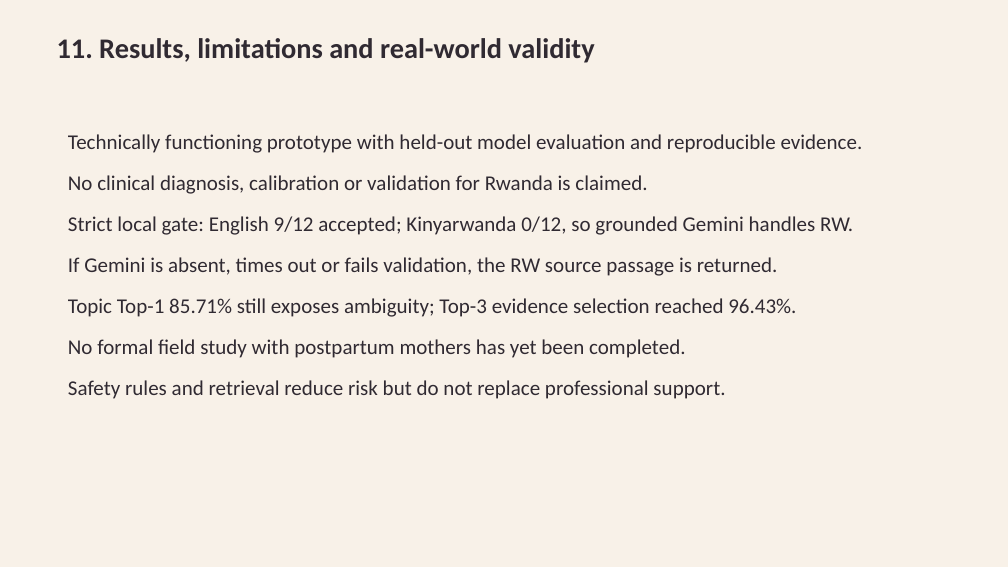
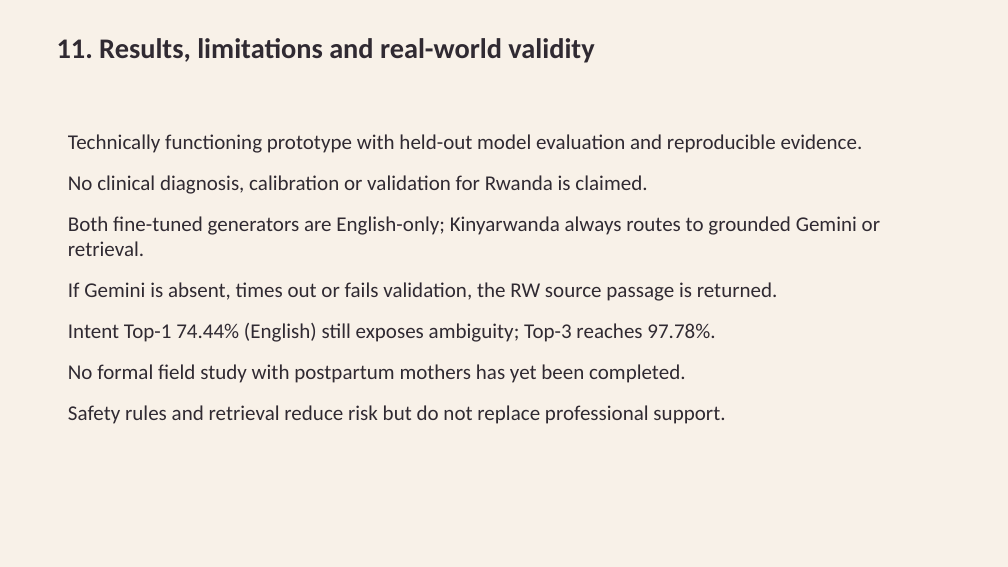
Before and after one commit to IrutingaboRaissa/UMUBYEYI, a slide deck: slide 13 of Umubyeyi_Presentation.pptx (slide 12 before the commit). Drawn at 1008x567 pixels with LibreOffice and Linux fonts; fonts in the diff are those of the drawing. Boxes give left, top, right and bottom in pixels: in the first picture for what was removed or moved away, otherwise in the second. Text is boxed around its words. In the diff, an @@ line names an element or a change of style, - is before the commit and + after.

```diff
--- a/Umubyeyi_Presentation.pptx
+++ b/Umubyeyi_Presentation.pptx
@@ text at (68, 216, 880, 256): text changed @@
-Strict local gate: English 9/12 accepted; Kinyarwanda 0/12, so grounded Gemini handles RW.
+Both fine-tuned generators are English-only; Kinyarwanda always routes to grounded Gemini or retrieval.
@@ text at (68, 323, 715, 342): text changed @@
-Topic Top-1 85.71% still exposes ambiguity; Top-3 evidence selection reached 96.43%.
+Intent Top-1 74.44% (English) still exposes ambiguity; Top-3 reaches 97.78%.
```
Also in this commit, not shown: 2 other slides changed, 1 slide added, 56 other files.
